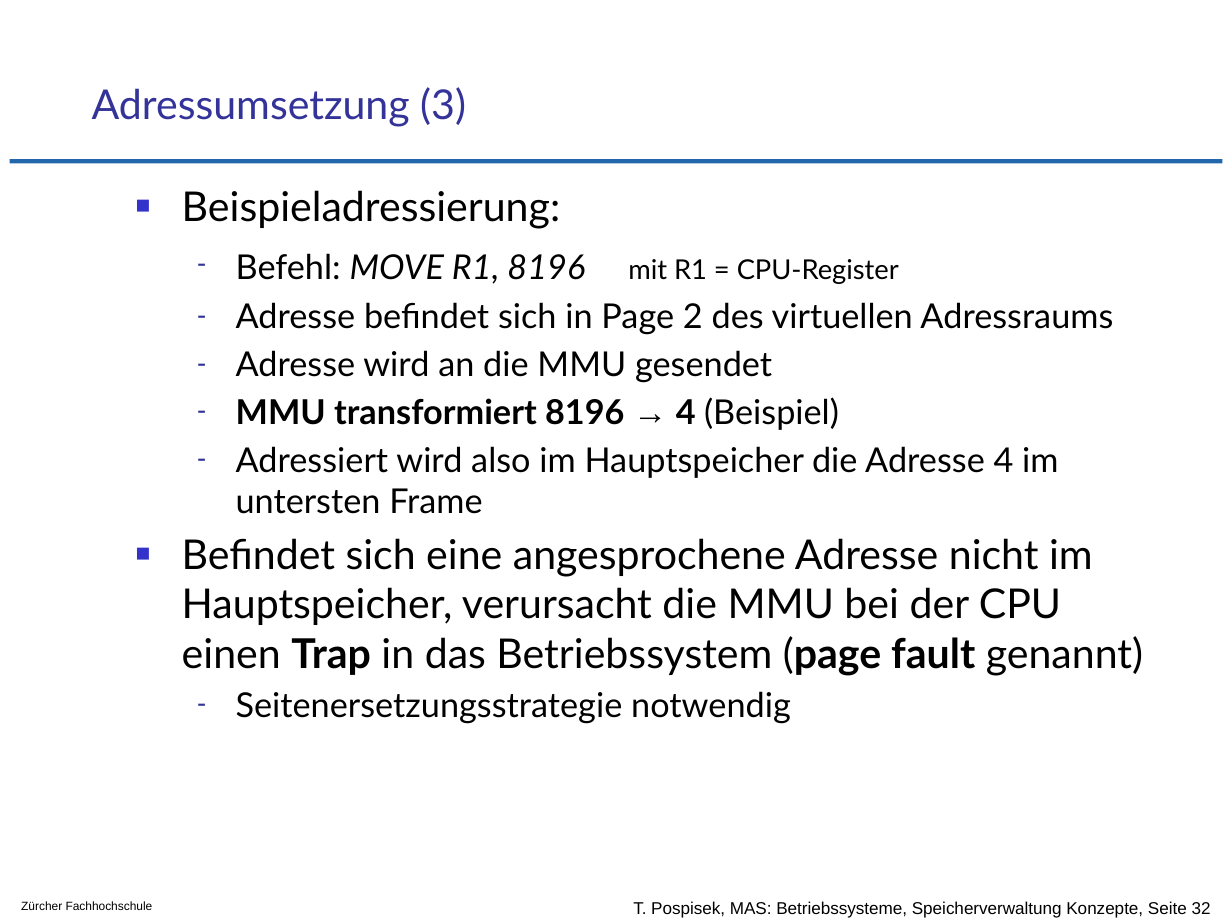
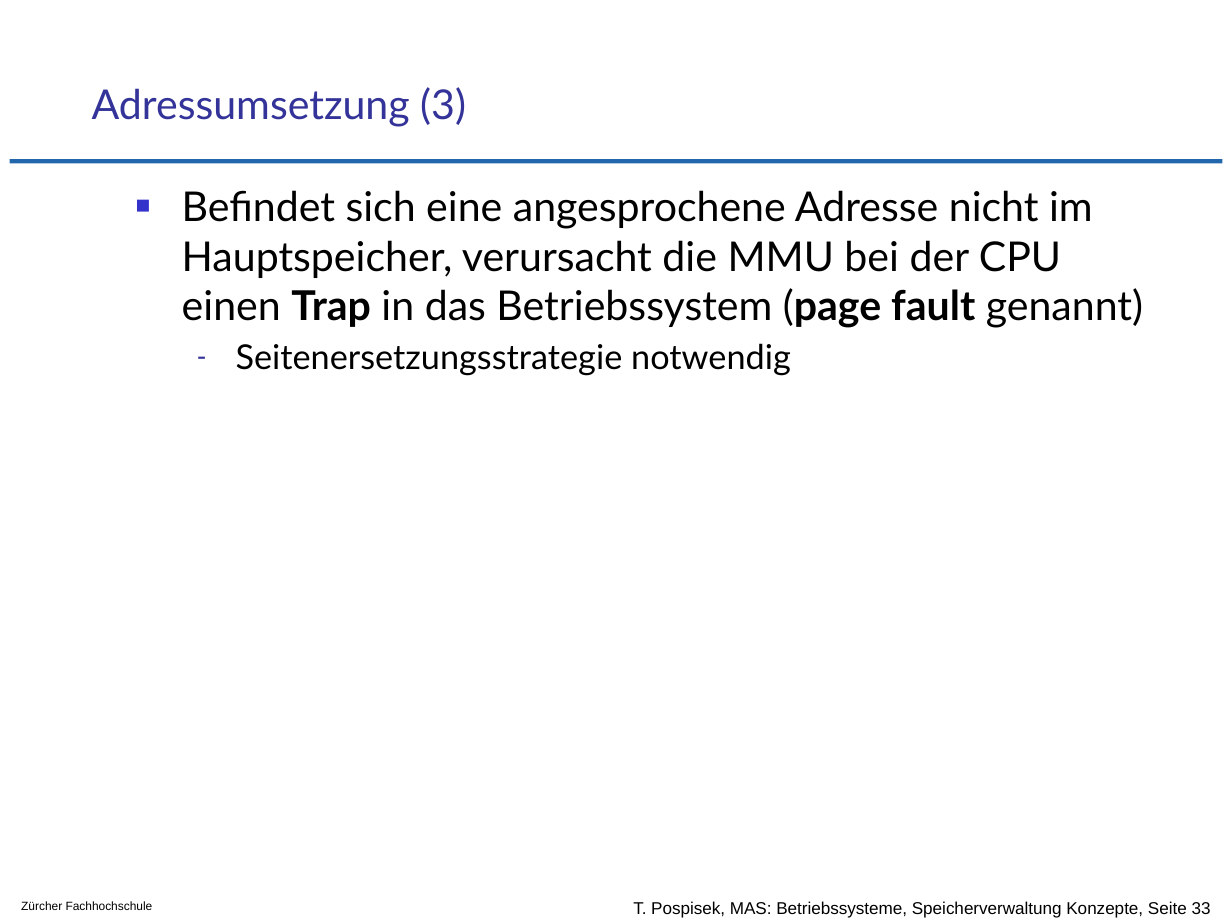
Before and after one commit to tpo/betriebssysteme, a slide deck: slide 33 of 10_Speicherverwaltung_Grundlegende_Konzepte.odp (slide 32 before the commit). Drawn at 1232x924 pixels with LibreOffice and Linux fonts; fonts in the diff are those of the drawing; background and template pictures are left out. Boxes give left, top, right and bottom in pixels: in the first picture for what was removed or moved away, otherwise in the second. Text is boxed around its words. In the diff, an @@ line names an element or a change of style, - is before the commit and + after.

Commit message:
S.32 Adressumsetzung ausführlicher erklärt

```diff
--- a/10_Speicherverwaltung_Grundlegende_Konzepte.odp
+++ b/10_Speicherverwaltung_Grundlegende_Konzepte.odp
@@ text at [182,190,1113,514]: paragraphs removed @@
-■ Beispieladressierung:
-  – Befehl: MOVE R1, 8196 mit R1 = CPU-Register
-  – Adresse befindet sich in Page 2 des virtuellen Adressraums
-  – Adresse wird an die MMU gesendet
-  – MMU transformiert 8196 → 4 (Beispiel)
-  – Adressiert wird also im Hauptspeicher die Adresse 4 im untersten Frame
@@ text at [633,901,1211,918]: text changed @@
-T. Pospisek, MAS: Betriebssysteme, Speicherverwaltung Konzepte, Seite 32
+T. Pospisek, MAS: Betriebssysteme, Speicherverwaltung Konzepte, Seite 33
```
Also in this commit, not shown: 1 slide added.
